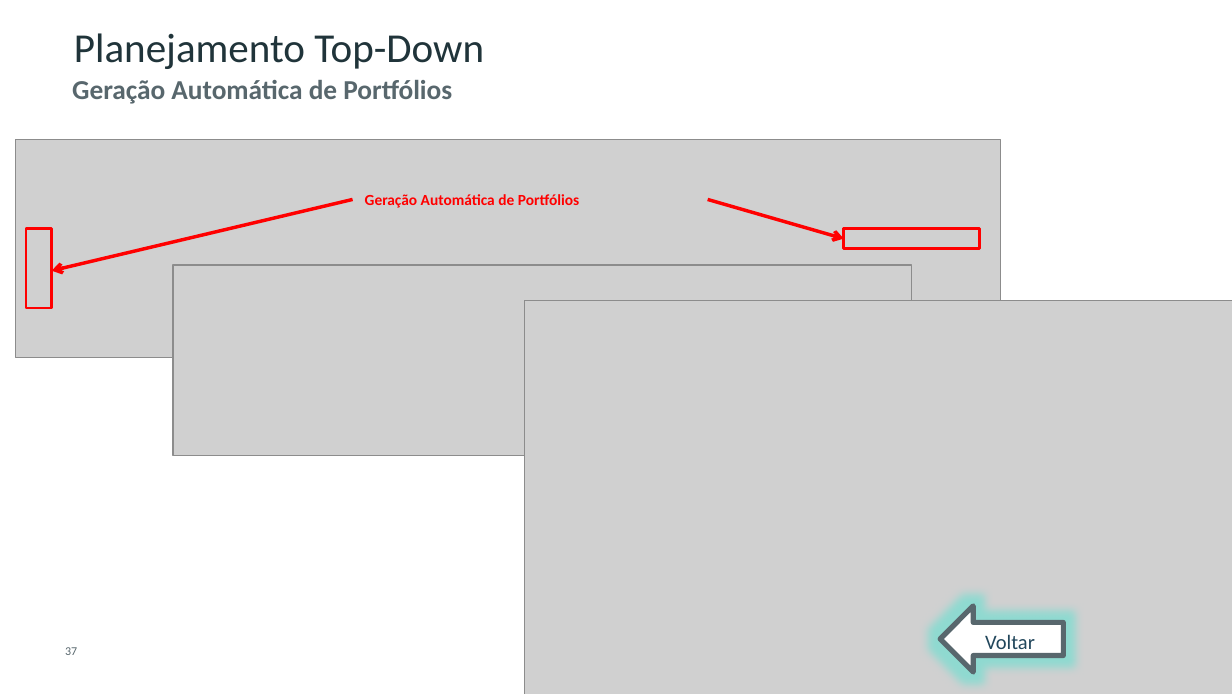
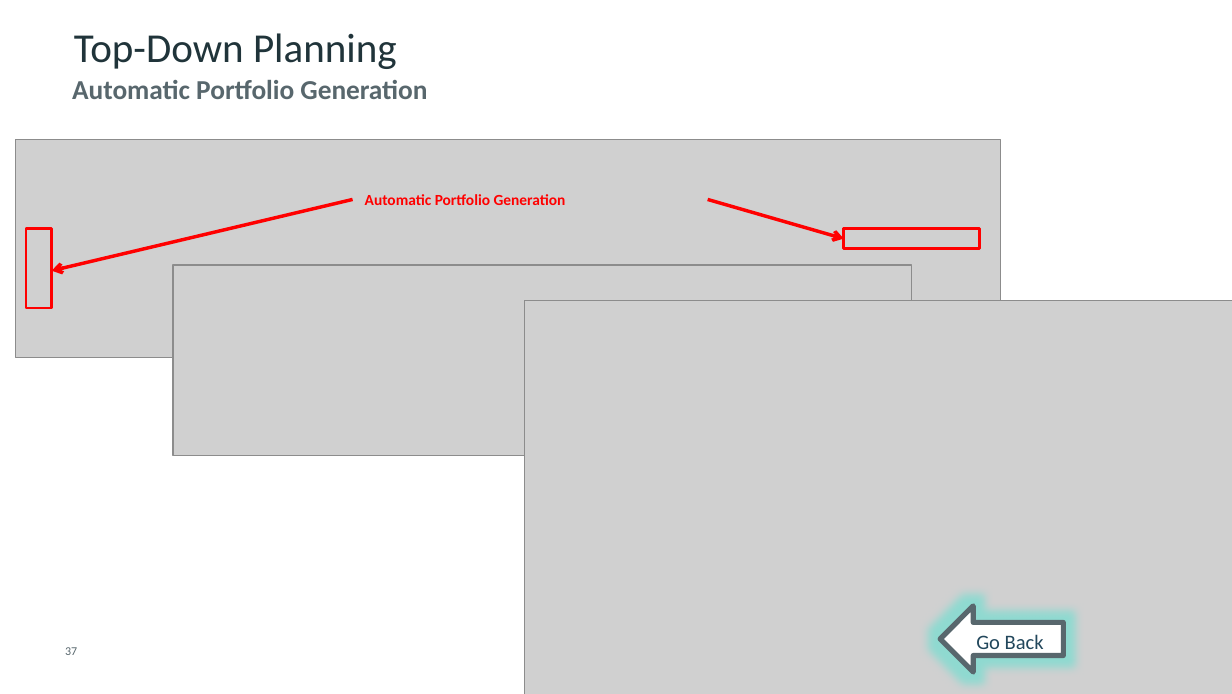
Before and after one commit to CALATAMITBMCOE/Strategic-Alignment, a slide deck: slide 37 of Documentation/CA PPM for Strategic Planning and Execution_EN.pptx. Drawn at 1232x694 pixels with LibreOffice and Linux fonts; fonts in the diff are those of the drawing; grey boxes stand for pictures; background and template pictures are left out. Boxes give left, top, right and bottom in pixels: in the first picture for what was removed or moved away, otherwise in the second. Text is boxed around its words. In the diff, an @@ line names an element or a change of style, - is before the commit and + after.

```diff
--- a/Documentation/CA PPM for Strategic Planning and Execution_EN.pptx
+++ b/Documentation/CA PPM for Strategic Planning and Execution_EN.pptx
@@ title at <box>74,33,397,69</box>: text changed @@
-Planejamento Top-Down
+Top-Down Planning
@@ text at <box>72,80,427,99</box>: text changed @@
-Geração Automática de Portfólios
+Automatic Portfolio Generation
@@ text at <box>365,194,566,205</box>: text changed @@
-Geração Automática de Portfólios
+Automatic Portfolio Generation
@@ text in left arrow at <box>976,634,1044,655</box>: text changed @@
-Voltar
+Go Back
```
Also in this commit, not shown: 31 other slides changed, 3 slides added, 3 slides removed, 2 other files.
